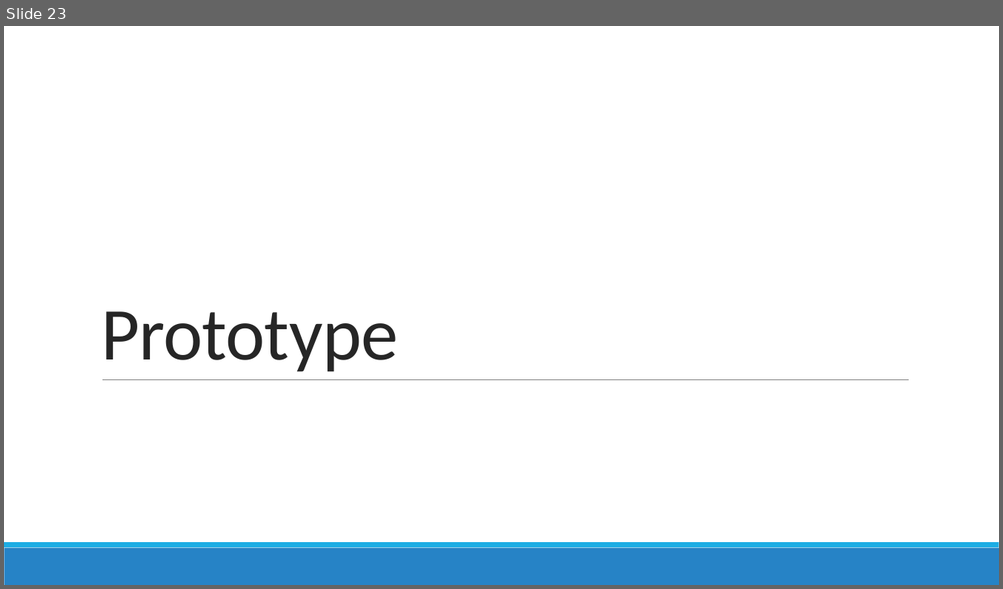
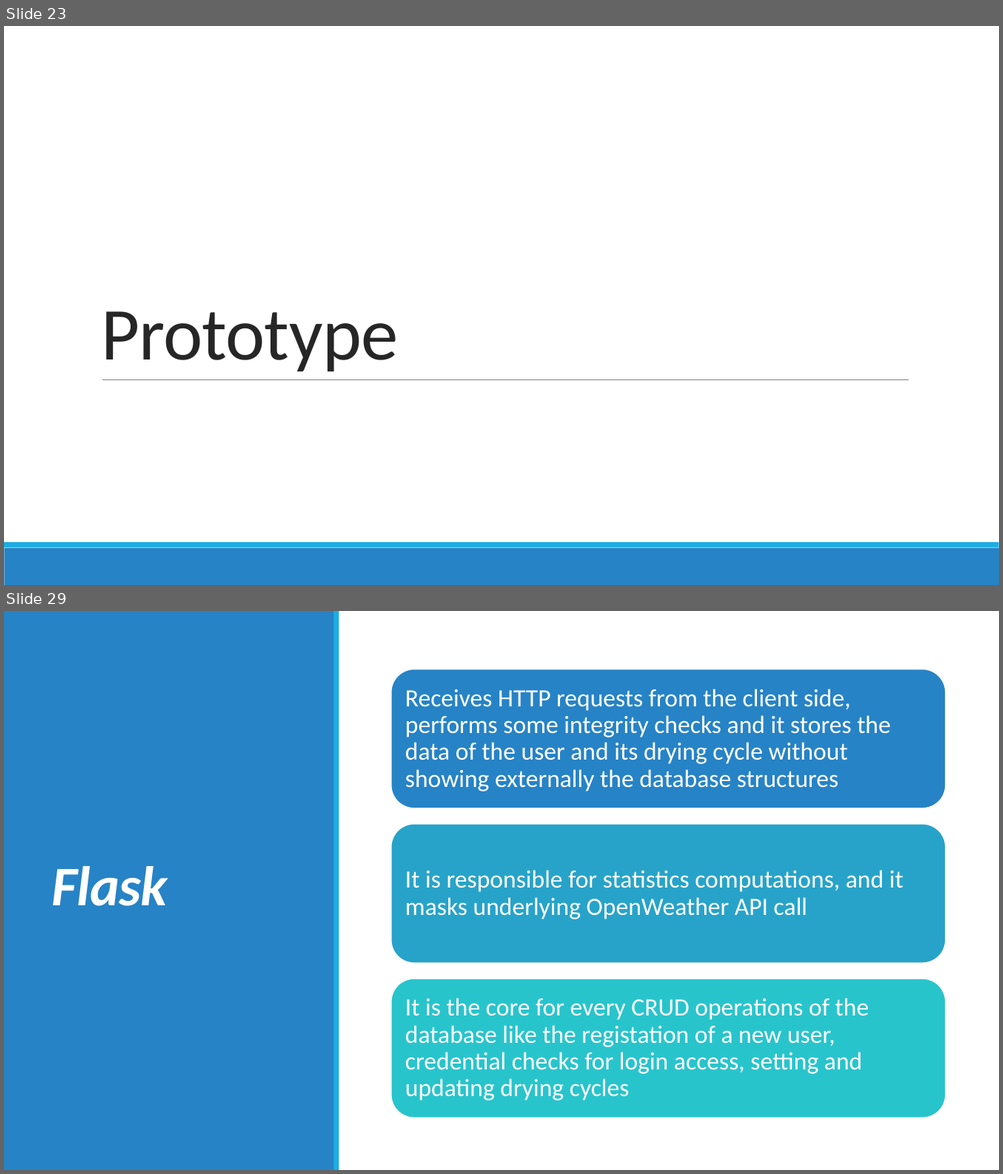
Before and after one commit to sarapeddy/drying-rack-smart, a slide deck: SMART STENDINO.pptx. Shown one above the other, each under a label of ours: slide 23 before the commit, slides 23 and 29 after it; the slides between them are not shown. The pictures are 1003x589 and 1003x1174 pixels, drawn with LibreOffice and Linux fonts; fonts in the diff are those of the drawing. Boxes give left, top, right and bottom in pixels: in the first picture for what was removed or moved away, otherwise in the second. Text is boxed around its words. In the diff, an @@ line names an element or a change of style, - is before the commit and + after.

```diff
--- a/SMART STENDINO.pptx
+++ b/SMART STENDINO.pptx
@@ slide 29 added at bbox=[4, 611, 999, 1170], background #FFFFFF; not listed: 2 template elements that a slide beside it also shows @@
@@ rectangle added at bbox=[4, 611, 335, 1170], fill #2683C6 @@
@@ rectangle added at bbox=[5, 611, 999, 1170], fill #FFFFFF @@
@@ rectangle added at bbox=[334, 611, 339, 1170], fill #1CADE4 @@
@@ title added at bbox=[51, 866, 167, 906], 54 pt, text #FFFFFF, bold, italic @@
+Flask
@@ group added at bbox=[391, 669, 945, 1119]: 3 rounded rectangles, 3 texts @@
+Receives HTTP requests from the client side, performs some integrity checks and it stores the data of the user and its drying cycle without showing externally the database structures
+It is responsible for statistics computations, and it masks underlying OpenWeather API call
+It is the core for every CRUD operations of the database like the registation of a new user, credential checks for login access, setting and updating drying cycles
```
Also in this commit, not shown: 4 slides changed, 10 other slides added, 3 slides removed.
